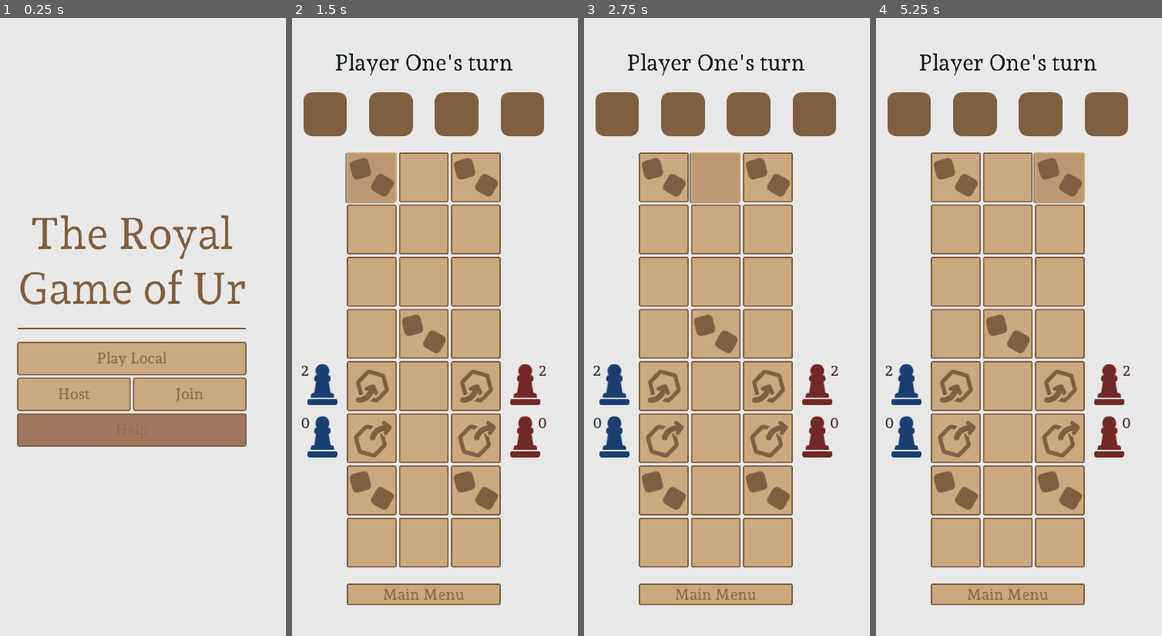
Above: before the commit, frames 1-4 (left to right).
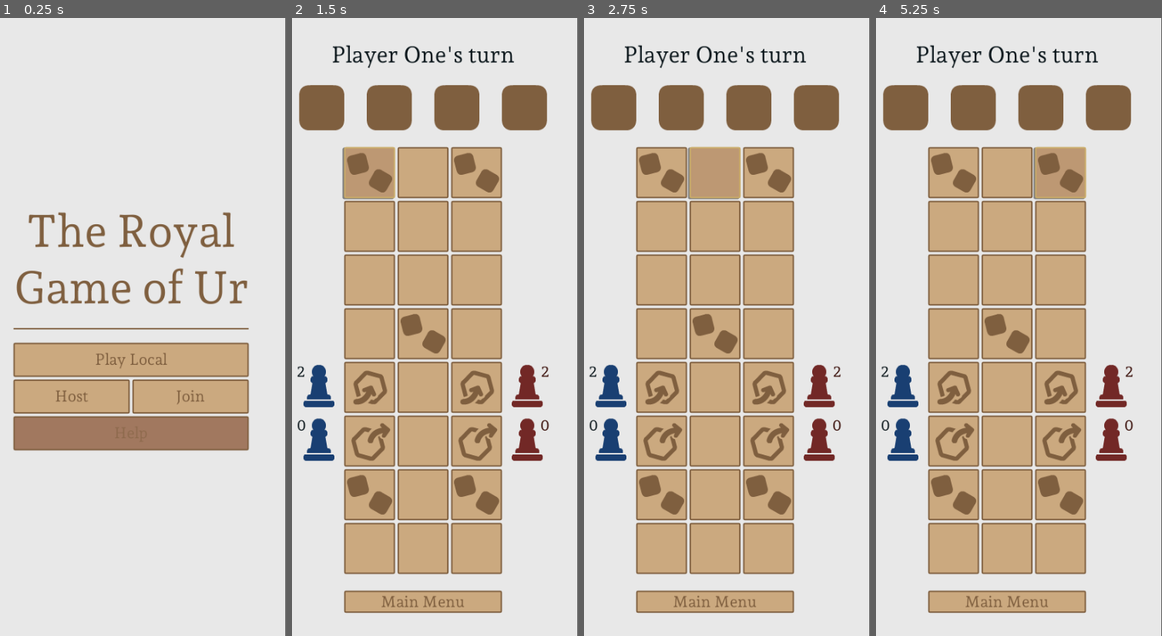
Above: after the commit, the same moments.

Repository: rschubkegel/ur-godot
Game: Godot game, scene res://nodes/Root.tscn
Two runs of this game, one before a commit and one after it. Both use one fixed random seed, a clock stepped at 60 frames per second and the inputs below.
Inputs (mouse positions are in pixels of both pictures, inside the frame that each line leads up to):
- Up to frame 1 (0.25 s): no input
- Up to frame 2 (1.5 s): click "Play Local" at 0.5 s; click (372, 178) at 1.27 s
- Up to frame 3 (2.75 s): click (715, 178) at 2.02 s
- Up to frame 4 (5.25 s): click (1059, 178) at 2.77 s; click (956, 178) at 3.52 s; click (1007, 178) at 4.27 s; click (1059, 178) at 5.02 s
In our replay, the window is 400x800 before the commit and 399x800 after it. These sizes can differ from the game's own. Grey fills any space a smaller window leaves; there, only what the larger window draws over its background counts as a difference.

The runs differ from the first frame. In frame 1, 6.6% of the frame differs, in the area x 4-88%, y 31-70%; in frame 2, 16%, in the area x 1-91%, y 4-97%; in frame 3, 16%; in frame 4, 16%.
Error before the commit: Invalid operands 'Nil' and 'int' in operator '>'. (res://scripts/Board.gd:136)
Error after the commit: Invalid operands 'Nil' and 'int' in operator '>'. (res://scripts/Board.gd:138)

Commit message:
Finished basic networked movement

Diff:
--- a/project.godot
+++ b/project.godot
@@ -20,10 +20,12 @@
 
 [display]
 
-window/size/width=450
-window/size/height=900
+window/size/width=350
+window/size/height=700
 window/handheld/orientation="sensor_portrait"
-window/stretch/mode="2d"
+window/stretch/mode="viewport"
+window/stretch/aspect="keep_height"
+window/stretch/shrink=0.8
 
 [editor_plugins]
 
--- a/scripts/Board.gd
+++ b/scripts/Board.gd
@@ -10,13 +10,13 @@
 var cur_player = 0
 var player_tokens = [[], []]
 var player_tiles = [[], []]
-var selected_token = null
+remotesync var selected_token_idx = null
 var reroll_tiles = null
 var dice_nodes = []
 
 
 # connects all buttons to player tile list
-func load_player_tiles():
+func _load_player_tiles():
 	player_tiles[0].append($rows/tiles/cols5/btn1)
 	player_tiles[0].append($rows/tiles/cols4/btn1)
 	player_tiles[0].append($rows/tiles/cols3/btn1)
@@ -53,14 +53,14 @@
 
 
 # assign scene nodes to array
-func assign_dice():
+func _assign_dice():
 	for node in $rows/info.get_children():
 		if node.name.begins_with('die'):
 			dice_nodes.append(node)
 
 
 # sets the text and color of player token counters
-func init_counters():
+func _init_counters():
 	$rows/tiles/cols5/p1counter.modulate = PLAYER_COLORS[0]
 	$rows/tiles/cols5/p2counter.modulate = PLAYER_COLORS[1]
 	$rows/tiles/cols6/p1counter.modulate = PLAYER_COLORS[0]
@@ -72,8 +72,8 @@
 func _ready():
 
 	# init variables
-	load_player_tiles()
-	assign_dice()
+	_load_player_tiles()
+	_assign_dice()
 	reroll_tiles = get_tree().get_nodes_in_group('reroll_tiles')
 
 	# connect button press to click function
@@ -102,7 +102,7 @@
 			token.rect_position.y -= token.rect_size.y / 2
 
 	# initialize UI
-	init_counters()
+	_init_counters()
 	set_message("%s's turn" % PLAYER_NAMES[cur_player])
 
 	# roll dice (first move)
@@ -110,7 +110,7 @@
 	rpc('roll_dice')
 
 
-# called by button when pressed
+# Called by button when pressed. This function calls other move functions.
 # ┌────────────────┐
 # │                │
 # │ tile_clicked() │
@@ -124,6 +124,8 @@
 # │ confirm_move() │
 # │                │
 # └────────────────┘
+#
+# param:	tile Is the button that was clicked.
 func tile_clicked(tile):
 	# when playing online, only allow player to move if it's their turn
 	if get_tree().network_peer and \
@@ -136,33 +138,46 @@
 	if cur_roll > 0 and tile in player_tiles[cur_player]:
 
 		# token is currently selected; player is trying to place tile
-		if selected_token:
+		if selected_token_idx != null:
 
 			# allow deselection of tokens
-			if selected_token.get_parent() == tile:
+			if player_tokens[cur_player][selected_token_idx].get_parent() == tile:
+				print('Deselected token %d' % selected_token_idx)
 				tile.modulate = Color.white
-				selected_token = null
+				rset('selected_token_idx', null)
 
 			# move if valid
-			elif is_valid_move(cur_player, selected_token, tile):
-				confirm_move(tile)
+			elif is_valid_move(cur_player, selected_token_idx, player_tiles[cur_player].find(tile)):
+				rpc('confirm_move', player_tiles[cur_player].find(tile))
 
 		# no token is selected; player is trying to select a token to play
 		else:
-			selected_token = get_player_token_on_tile(tile)
-			if selected_token \
-			and not tile in get_end_tiles() \
-			and selected_token in player_tokens[cur_player]:
-				tile.modulate = Color.yellow
-
-
-# if possible, places current player's token on the board
-# this is where most of the game rules reside
-func is_valid_move(player, token, to_tile):
+			var token = get_player_token_on_tile(tile)
+			if token:
+				var tok_idx = player_tokens[cur_player].find(token)
+				if tok_idx >= 0 and not tile in get_end_tiles():
+					rset('selected_token_idx', tok_idx)
+					tile.modulate = Color.yellow
+					print('Selected token %d' % tok_idx)
+
+
+# Returns true if the player can move the token to the requested tile.
+# This is where most of the game rules reside.
+#
+# param:	player The player (number) asking to move
+# param:	token_idx The index of the token to move
+#			in the current player's list of tokens
+# param:	to_tile_idx The index of the tile in the current player's
+#			list of tiles that the token will be moved to
+# return:	true if the move is valid or false if not
+func is_valid_move(player, token_idx, to_tile_idx):
 	var result = false
-	var tile_distance = get_tile_distance(token.get_parent(), to_tile, player_tiles[player])
+	var cur_p_tiles = player_tiles[cur_player]
+	var from_tile = player_tokens[cur_player][token_idx].get_parent()
+	var to_tile = cur_p_tiles[to_tile_idx]
+	var tile_distance = get_tile_distance(from_tile, to_tile, cur_p_tiles)
+
 	if tile_distance == cur_roll:
-
 		# what token is at the tile where the player is trying to place
 		# the currently selected token?
 		var other_token = get_player_token_on_tile(to_tile)
@@ -179,34 +194,43 @@
 	return result
 
 
-# called when a move has been successfully made by current player
-func confirm_move(tile_played):
+# Called when a move has been successfully made by current player.
+# Updates tokens on board.
+#
+# pre:		selected_token is set
+# param:	tile_index Is the index of the tile
+#			in the current player's list of tiles
+remotesync func confirm_move(tile_index):
 	# move opponent's tokens if necessary
-	for child in tile_played.get_children():
+	for child in player_tiles[cur_player][tile_index].get_children():
 		if child in player_tokens[opponent(cur_player)]:
-			tile_played.remove_child(child)
+			player_tiles[cur_player][tile_index].remove_child(child)
 			get_start_tiles()[opponent(cur_player)].add_child(child)
 			child.visible = false
 
 	# reset tiles and move the selected token
-	reset_tile(selected_token.get_parent())
-	reset_tile(tile_played)
-	selected_token.get_parent().remove_child(selected_token)
-	tile_played.add_child(selected_token)
-	selected_token.visible = not (tile_played in get_start_tiles() or tile_played in get_end_tiles())
+	var moving_token = player_tokens[cur_player][selected_token_idx]
+	var parent = moving_token.get_parent()
+	reset_tile(parent)
+	reset_tile(player_tiles[cur_player][tile_index])
+	parent.remove_child(moving_token)
+	player_tiles[cur_player][tile_index].add_child(moving_token)
+	moving_token.visible = not \
+		(  player_tiles[cur_player][tile_index] in get_start_tiles()
+		or player_tiles[cur_player][tile_index] in get_end_tiles())
 
 	# deselect token, update UI
-	selected_token = null
+	rset('selected_token_idx', null)
 	update_counters()
 
 	# game over?
-	if tile_played in get_end_tiles():
+	if player_tiles[cur_player][tile_index] in get_end_tiles():
 		if get_end_token_count(cur_player) == PLAYER_TOKEN_COUNT:
 			win(cur_player)
 			return
 
 	# roll again if tile was reroll
-	if tile_played in reroll_tiles:
+	if player_tiles[cur_player][tile_index] in reroll_tiles:
 		rpc('roll_dice')
 	else:
 		switch_player()
@@ -222,7 +246,10 @@
 	rpc('set_roll', nums)
 
 
-# sets the roll on all peers
+# Sets the roll variable and updates UI accordingly.
+#
+# param:	nums is a list of four numbers, each being 0 or 1;
+#			the sum of these numbers is the player's roll
 remotesync func set_roll(nums):
 	var roll = 0
 	for i in range(len(nums)):
@@ -338,7 +365,7 @@
 		var to_index = p_tiles.find(token.get_parent()) + roll
 		if to_index < len(p_tiles):
 			var to_tile = p_tiles[to_index]
-			if is_valid_move(player, token, to_tile):
+			if is_valid_move(player, player_tokens[cur_player].find(token), player_tiles[cur_player].find(to_tile)):
 				return true
 	return false
 
Not shown, changed: export_presets.cfg
